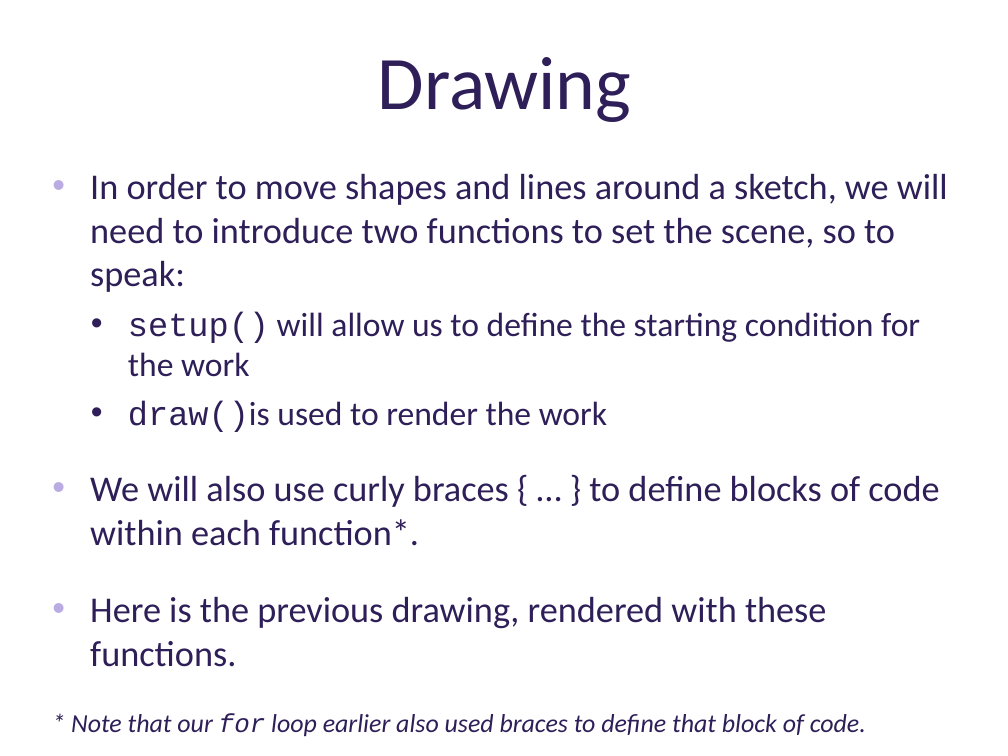
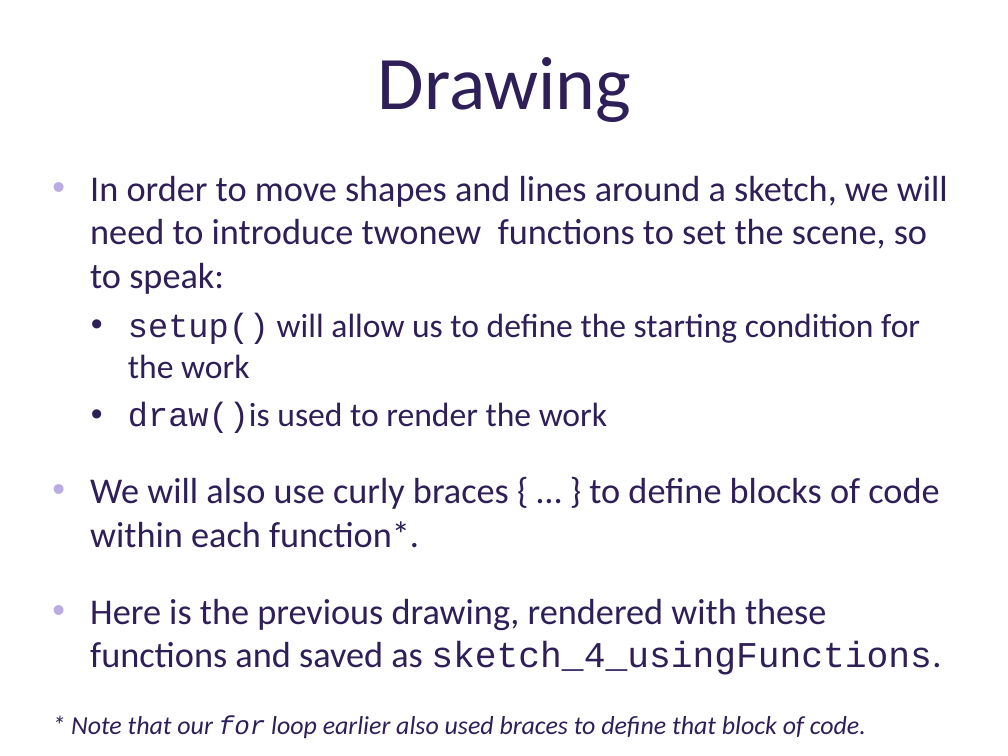
Before and after one commit to deenaengel/TF3_ProcessingSlides, a slide deck: slide 26 of Processing_Presentation_TF3_DE_notes.pptx. Drawn at 1008x756 pixels with LibreOffice and Linux fonts; fonts in the diff are those of the drawing; background and template pictures are left out. Boxes give left, top, right and bottom in pixels: in the first picture for what was removed or moved away, otherwise in the second. Text is boxed around its words. In the diff, an @@ line names an element or a change of style, - is before the commit and + after.

Commit message:
Final touches for now
Added the file names for the sketches; several spellings changed.

```diff
--- a/Processing_Presentation_TF3_DE_notes.pptx
+++ b/Processing_Presentation_TF3_DE_notes.pptx
@@ text at bbox=[90, 175, 948, 294]: text changed @@
-• In order to move shapes and lines around a sketch, we will need to introduce two functions to set the scene, so to speak:
+• In order to move shapes and lines around a sketch, we will need to introduce twonew functions to set the scene, so to speak:
@@ text at bbox=[90, 598, 941, 675]: text changed @@
-• Here is the previous drawing, rendered with these functions.
+• Here is the previous drawing, rendered with these functions and saved as sketch_4_usingFunctions.
```
Also in this commit, not shown: 10 other slides changed, 1 slide added.
